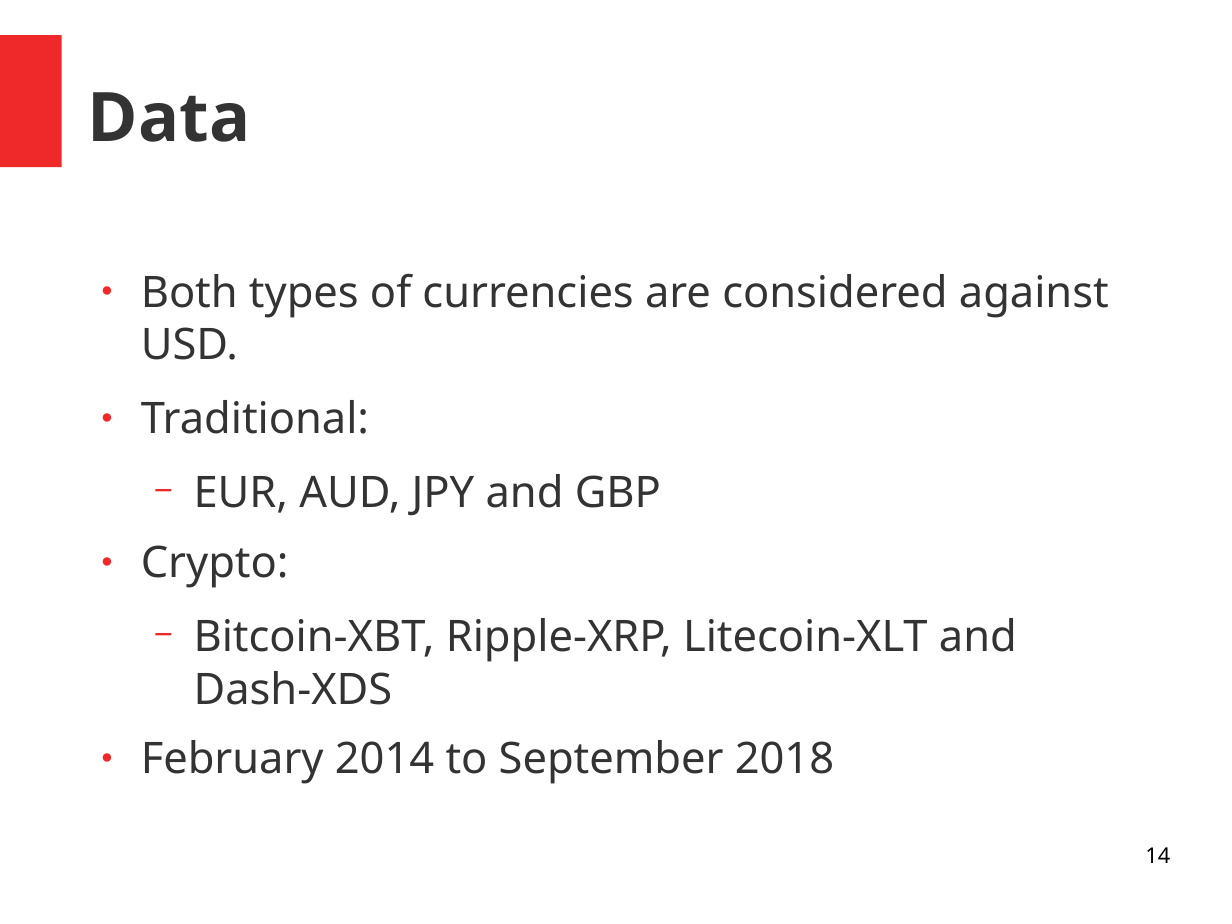
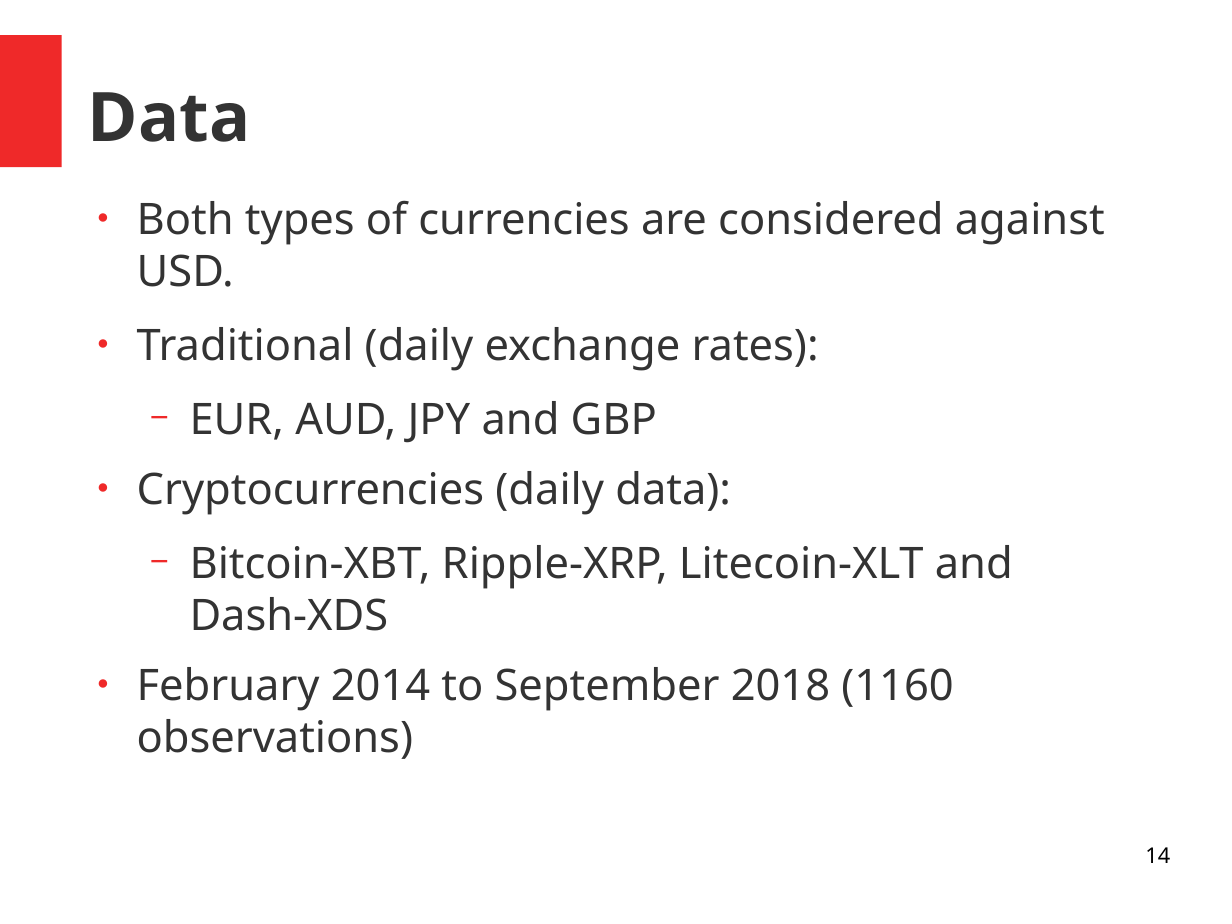
Before and after one commit to alexaoh/finance, a slide deck: slide 14 of NotesFromArticle.odp. Drawn at 1232x924 pixels with LibreOffice and Linux fonts; fonts in the diff are those of the drawing. Boxes give left, top, right and bottom in pixels: in the first picture for what was removed or moved away, otherwise in the second. Text is boxed around its words. In the diff, an @@ line names an element or a change of style, - is before the commit and + after.

```diff
--- a/NotesFromArticle.odp
+++ b/NotesFromArticle.odp
@@ text "Both types of currencies are ..." moved from (x1=141, y1=273, x2=1109, y2=784) to (x1=137, y1=200, x2=1105, y2=711) @@
@@ text at (x1=137, y1=327, x2=819, y2=371): text changed @@
-● Traditional:
+● Traditional (daily exchange rates):
@@ text at (x1=137, y1=471, x2=731, y2=515): text changed @@
-● Crypto:
+● Cryptocurrencies (daily data):
@@ text at (x1=137, y1=667, x2=953, y2=711): text changed @@
-● February 2014 to September 2018
+● February 2014 to September 2018 (1160 observations)
```
Also in this commit, not shown: 4 other slides changed, 1 slide added, 7 slides removed, 1 other file.
